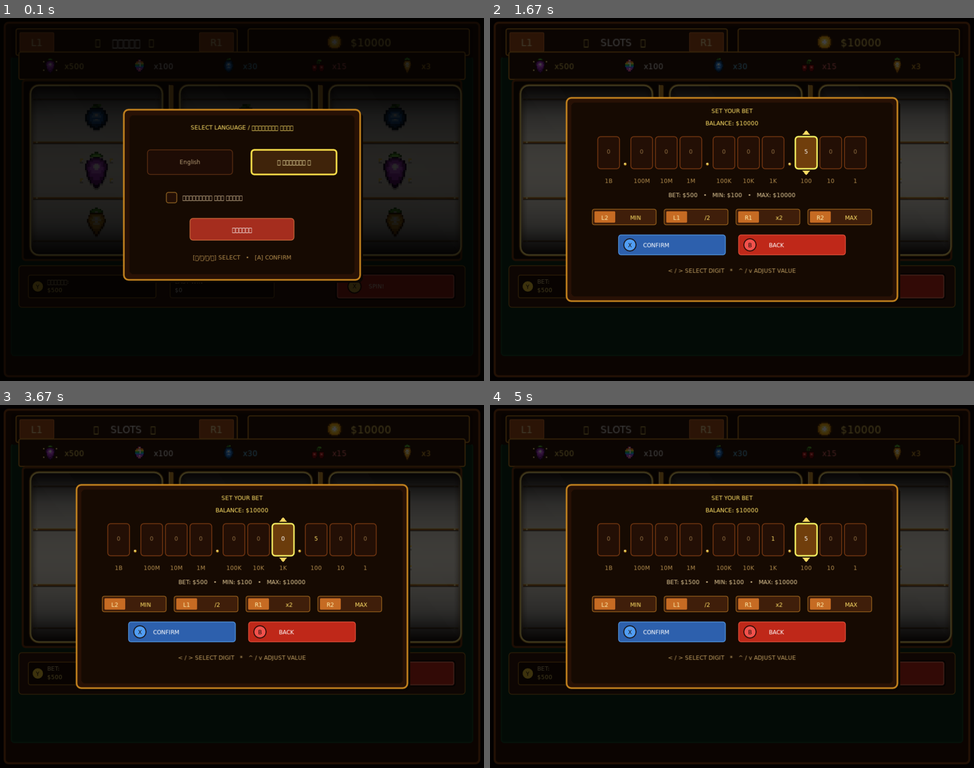
Above: before the commit, frames 1-4 (two rows, left to right).
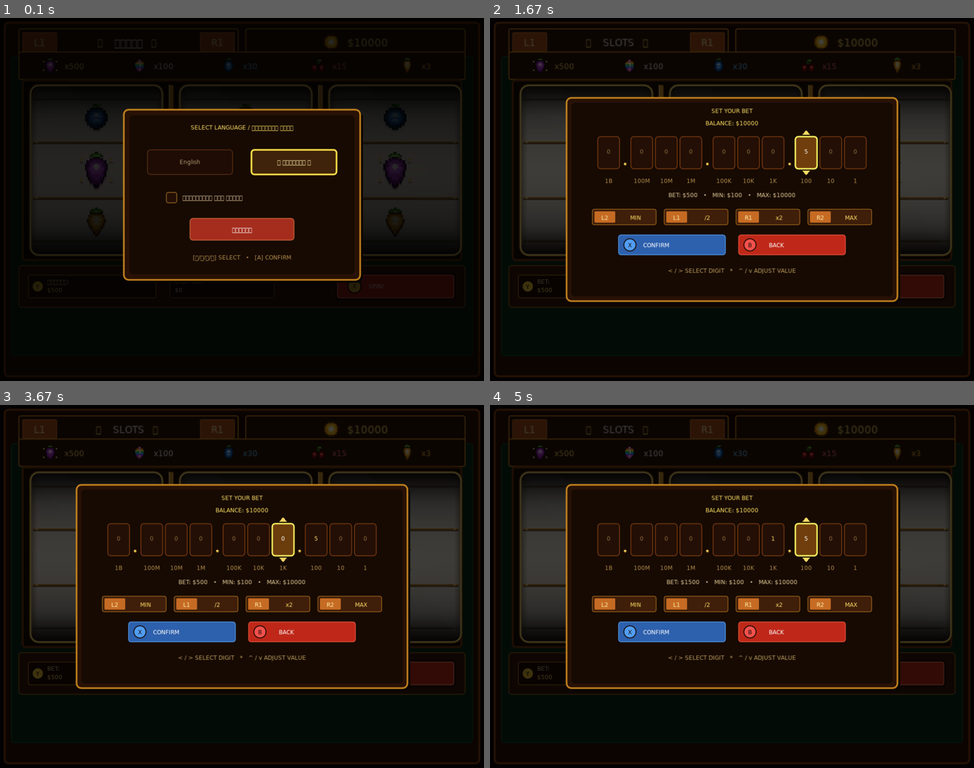
Above: after the commit, the same moments.

Repository: byMr712/SlotGame-PortMaster
Game: LÖVE game, started from casino/main.lua
Two runs of this game, one before a commit and one after it. Both use one fixed random seed, a clock stepped at 60 frames per second and the inputs below.
Inputs:
- Up to frame 1 (0.1 s): no input
- Up to frame 2 (1.67 s): hold Right 0.33-0.8 s; tap Space at 0.83 s; click "PLAY" at 1.22 s; tap Y at 1.5 s
- Up to frame 3 (3.67 s): hold Up 1.83-2.13 s; hold Right 2.17-2.63 s; hold Left 2.67-3.2 s; hold Down 3.23-3.53 s; hold Left from 3.57 s (still down)
- Up to frame 4 (5 s): release Left at 3.97 s; hold Up 4-4.37 s; hold Right from 4.4 s (still down)

The runs differ from the first frame. In frame 1, less than 0.1% of the frame differs, in the area x 4-75%, y 2-10%; in frame 2, 0.4%, in the area x 3-98%, y 2-11%; in frame 3, 0.4%; in frame 4, 0.4%.

Commit message:
fix(ui): align top header windows flush with bottom action bar sides

Diff:
--- a/casino/main.lua
+++ b/casino/main.lua
@@ -76,15 +76,15 @@
     love.graphics.rectangle("line", 24, feltY, 976, feltH, 6)
     love.graphics.setLineWidth(1)
 
-    -- 2. Верхняя панель: Вкладки L1/R1 + Баланс (два широких и высоких окна по центру)
+    -- 2. Верхняя панель: Вкладки L1/R1 + Баланс (выровнены по бокам вровень с нижним баром: x=40..984, ширина 944)
     love.graphics.setColor(0.12, 0.05, 0.02)
-    love.graphics.rectangle("fill", 24, 18, 976, 66, 4)
-
-    -- Вкладка залов (широкое окно слева от центра: 468x56 на x=34, y=23)
+    love.graphics.rectangle("fill", 40, 18, 944, 66, 4)
+
+    -- Вкладка залов (широкое окно слева от центра: 464x56 на x=40, y=23)
     local roomNames = { i18n.t("tab_slots"), i18n.t("tab_bj"), i18n.t("tab_roulette"), i18n.t("tab_poker") }
-    local leftX = 34
+    local leftX = 40
     local winY = 23
-    local winW = 468
+    local winW = 464
     local winH = 56
 
     love.graphics.setColor(0.18, 0.08, 0.03)
@@ -115,7 +115,7 @@
     love.graphics.print(l1Str, leftX + 7 + btnW / 2 - l1w / 2, btnY + btnH / 2 - l1h / 2, 0, 1.65, 1.65)
 
     -- Название текущего зала со стрелками ◄   НАЗВАНИЕ   ► (по центру между кнопками)
-    local innerCenter = 267
+    local innerCenter = leftX + winW / 2
     local curRoom = roomNames[activeTab]
     local tw = (font and font:getWidth(curRoom) or (#curRoom * 8)) * 1.7
     local th = fontH * 1.7
@@ -145,10 +145,10 @@
     local r1h = fontH * 1.65
     love.graphics.print(r1Str, r1X + btnW / 2 - r1w / 2, btnY + btnH / 2 - r1h / 2, 0, 1.65, 1.65)
 
-    -- Окно баланса (широкое окно справа от центра: 468x56 на x=525, y=23)
-    local balX = 525
+    -- Окно баланса (широкое окно справа, край вровень с нижним баром: x=520, w=464, правый край=984)
+    local balX = 520
     local balY = winY
-    local balW = 468
+    local balW = 464
     local balH = winH
 
     love.graphics.setColor(0.18, 0.08, 0.03)
